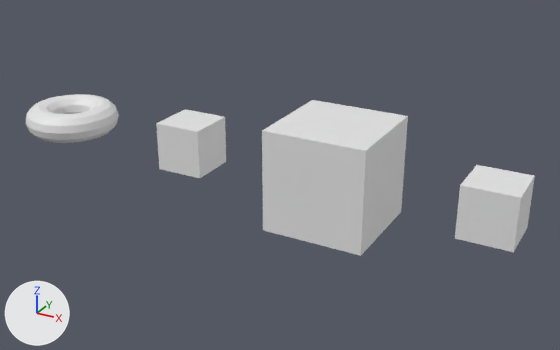
Before and after pictures for a commit that changed the Blender file btg_entity_importer/demo/Bleder/demo_scene.blend.
Rendered twice from a 50 mm lens placed at (19.09, -24.47, 11.66), pointed at (5.41, 0.4, -0.77). The lights are fixed; the arrows at lower left show +X, +Y and +Z.

Names of what the first picture shows: 'BTGMeshExample', 'Cube-col', 'Cube.001', 'PrimitiveCollisionShape'.
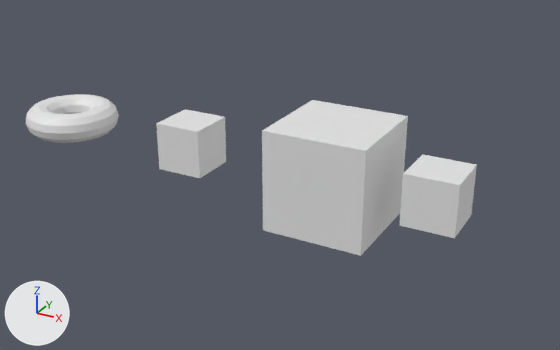
ob_assetlibdemo_001 is not drawn itself; it is the parent of ob_cube_001, ob_btgexampleclass_001.

What differs and where, as boxes [x1, y1, x2, y2] in the pictures (560 x 350 px):
```json
{"object": "Cube.001", "change": "moved", "before": [455, 165, 535, 252], "after": [399, 154, 477, 238]}
```

Scene script edits in JSON lines:
```json
{"op": "set", "path": "ob_assetlibdemo_001.location", "old": "(14.0, 0.0, 0.0)", "new": "(12.0, 0.0, 0.0)"}
```
